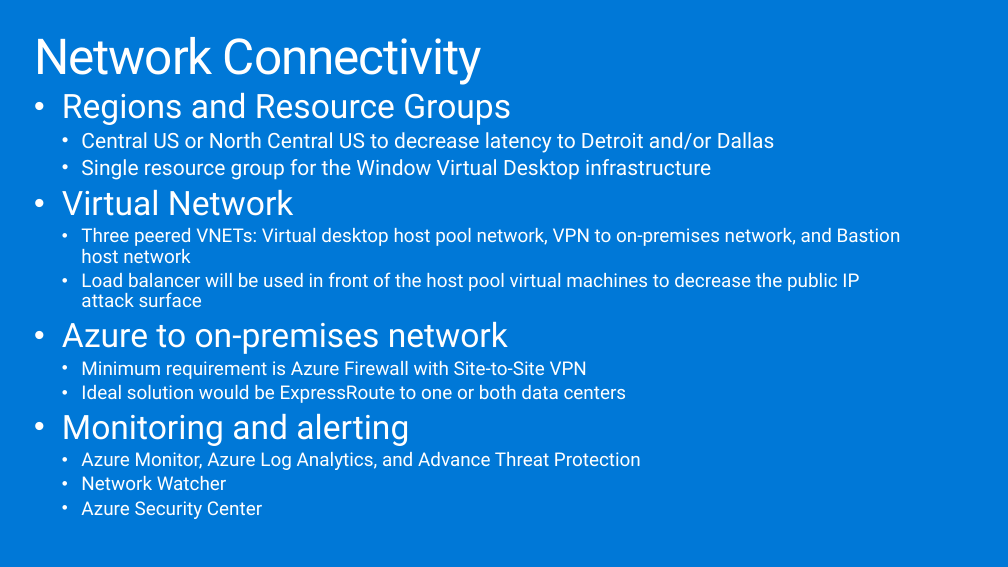
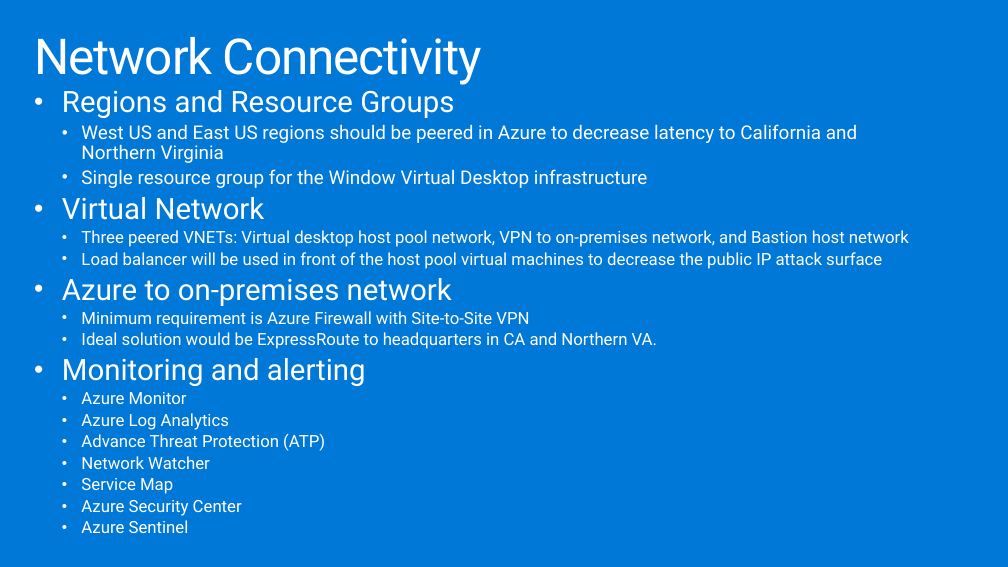
Before and after one commit to dwnatwick/MCW-Windows-Virtual-Desktop, a slide deck: slide 25 of Whiteboard-design-session/WDS trainer presentation - Windows Virtual Desktop.pptx (slide 24 before the commit). Drawn at 1008x567 pixels with LibreOffice and Linux fonts; fonts in the diff are those of the drawing. Boxes give left, top, right and bottom in pixels: in the first picture for what was removed or moved away, otherwise in the second. Text is boxed around its words. In the diff, an @@ line names an element or a change of style, - is before the commit and + after.

```diff
--- a/Whiteboard-design-session/WDS trainer presentation - Windows Virtual Desktop.pptx
+++ b/Whiteboard-design-session/WDS trainer presentation - Windows Virtual Desktop.pptx
@@ text at box(62, 90, 909, 516): size 32 to 28 pt in "Regions and Resource Groups", "Virtual Network", "Azure to on-premises network", "Monitoring and alerting"; size 20 to 18 pt in "Single resource group for the Window Virtual ..."; size 18 to 16 pt in "Three peered VNETs: Virtual desktop host pool ...", "Load balancer will be used in front ...", "Minimum requirement is Azure Firewall with Site-to-Site ...", "Network Watcher" and 1 more places @@
@@ text at box(81, 124, 857, 163): text changed; size 20 to 18 pt @@
-  • Central US or North Central US to decrease latency to Detroit and/or Dallas
+  • West US and East US regions should be peered in Azure to decrease latency to California and Northern Virginia
@@ text at box(81, 332, 657, 349): text changed; size 18 to 16 pt @@
-  • Ideal solution would be ExpressRoute to one or both data centers
+  • Ideal solution would be ExpressRoute to headquarters in CA and Northern VA.
@@ text at box(81, 392, 325, 451): text changed; size 18 to 16 pt @@
-  • Azure Monitor, Azure Log Analytics, and Advance Threat Protection
+  • Azure Monitor
+  • Azure Log Analytics
+  • Advance Threat Protection (ATP)
@@ text at box(81, 478, 173, 494): paragraph added @@
+  • Service Map
@@ text at box(81, 520, 189, 533): paragraph added @@
+  • Azure Sentinel
```
Also in this commit, not shown: 10 other slides changed, 1 slide added, 2 other files.
